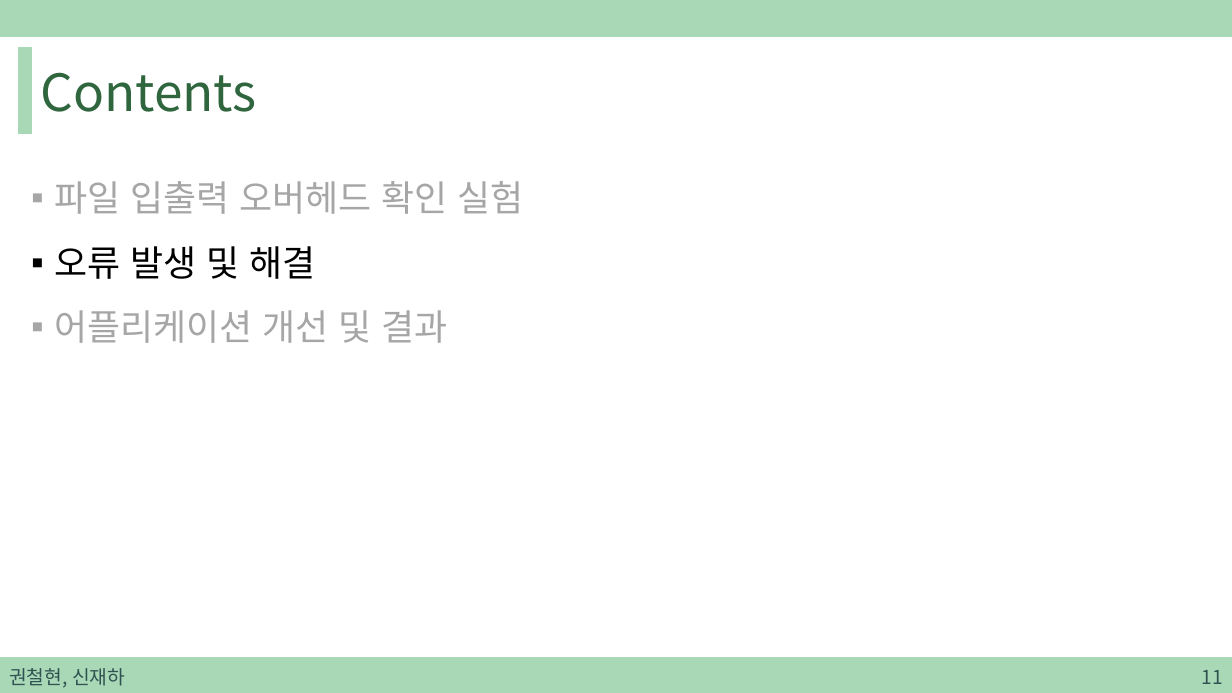
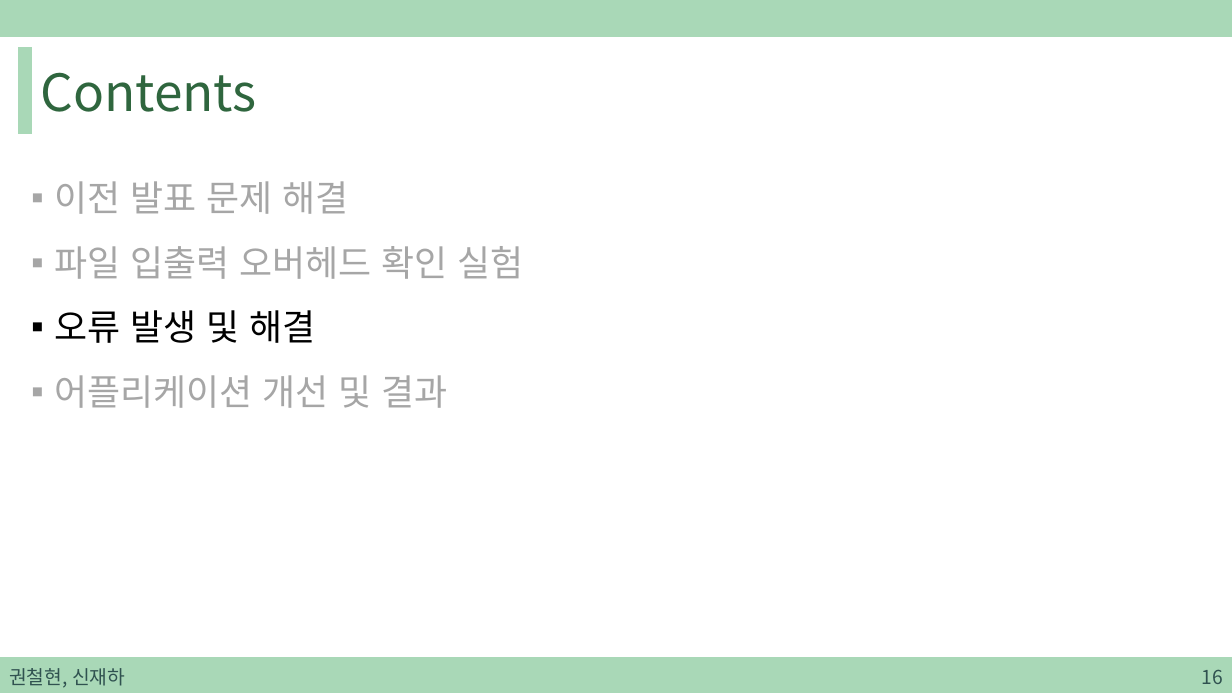
Before and after one commit to sjh4287/capston, a slide deck: slide 16 of 2022.02.11/권철현,신재하.pptx (slide 11 before the commit). Drawn at 1232x693 pixels with LibreOffice and Linux fonts; fonts in the diff are those of the drawing. Boxes give left, top, right and bottom in pixels: in the first picture for what was removed or moved away, otherwise in the second. Text is boxed around its words. In the diff, an @@ line names an element or a change of style, - is before the commit and + after.

```diff
--- a/2022.02.11/권철현,신재하.pptx
+++ b/2022.02.11/권철현,신재하.pptx
@@ text at [54, 181, 348, 214]: paragraph added @@
+▪ 이전 발표 문제 해결
@@ page number at [1201, 670, 1222, 684]: text changed @@
-11
+16
```
Also in this commit, not shown: 2 other slides changed, 5 slides added.
